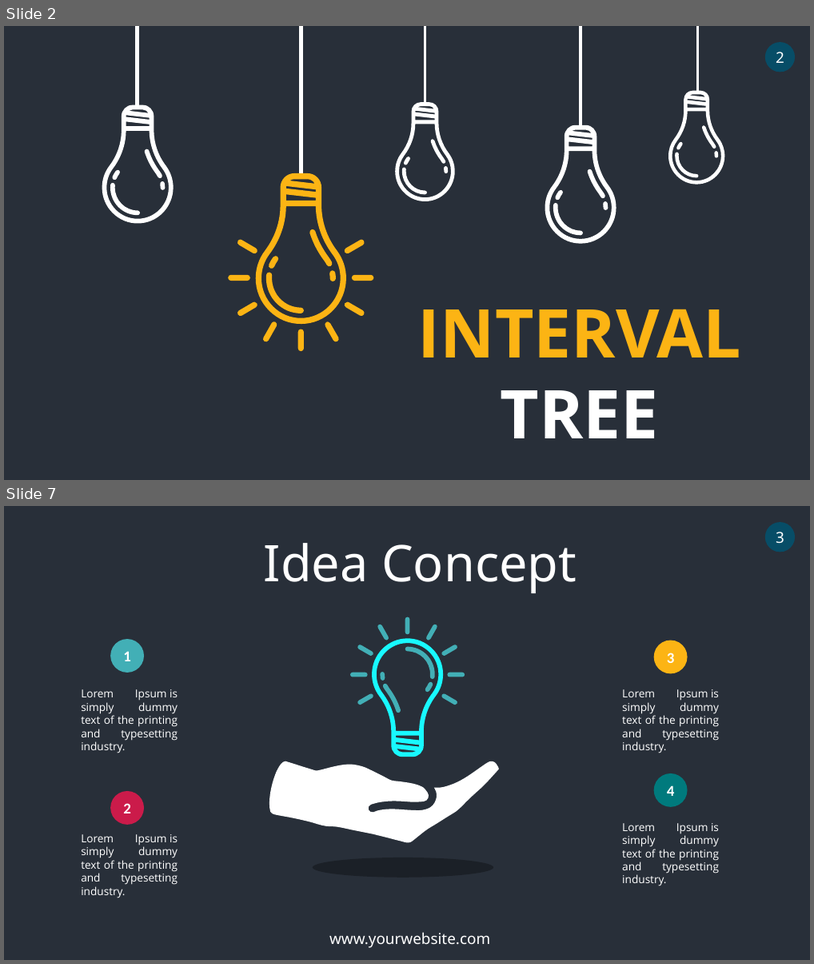
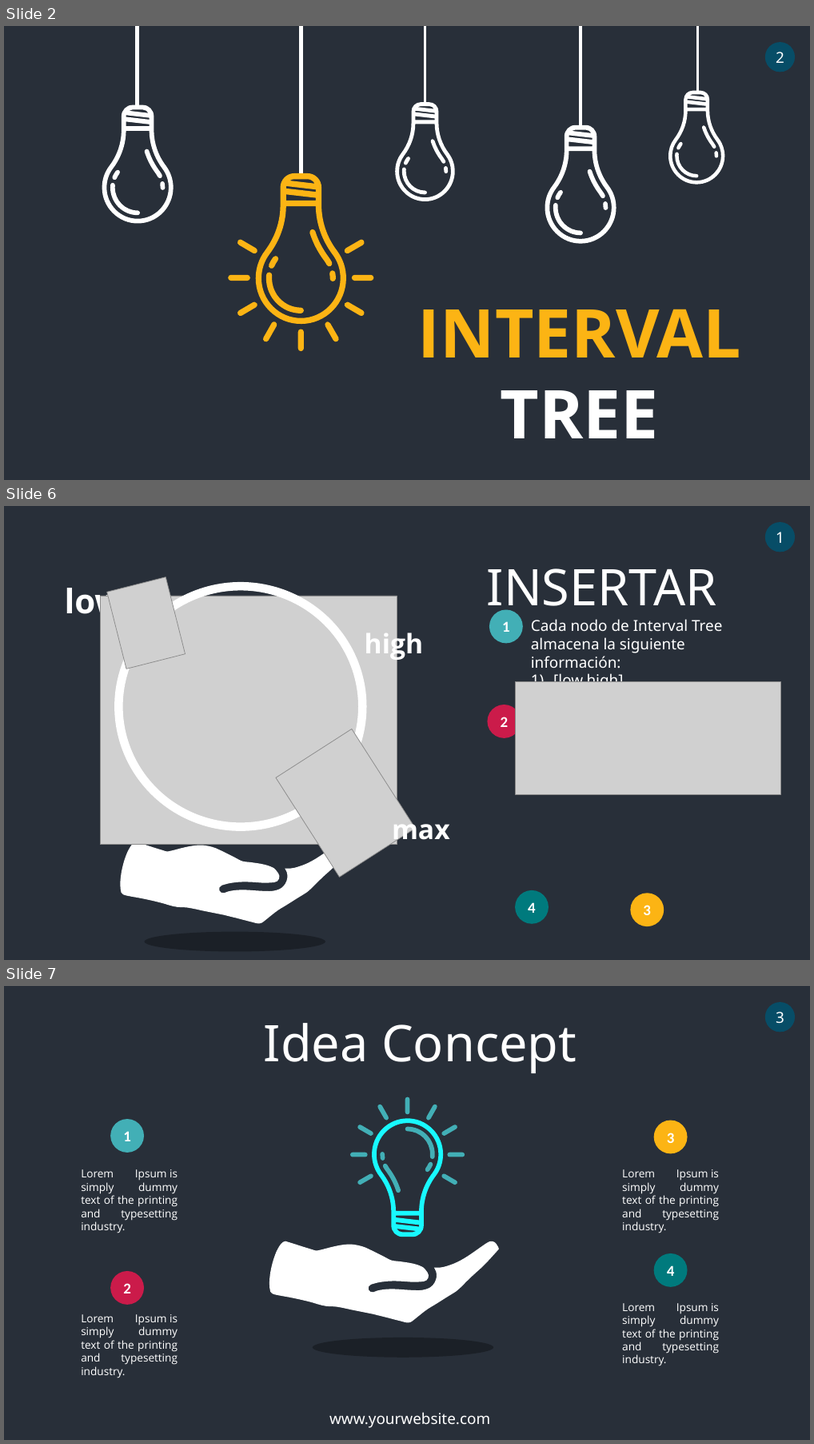
Before and after one commit to ElvisMinayaM/INTERVAL-TREE, a slide deck: INTERVAL TREE.pptx. Shown one above the other, each under a label of ours: slides 2 and 7 before the commit, slides 2, 6 and 7 after it; the slides between them are not shown. The pictures are 814x964 and 814x1444 pixels, drawn with LibreOffice and Linux fonts; fonts in the diff are those of the drawing; grey boxes stand for pictures. Boxes give left, top, right and bottom in pixels: in the first picture for what was removed or moved away, otherwise in the second. Text is boxed around its words. In the diff, an @@ line names an element or a change of style, - is before the commit and + after.

Commit message:
INTERVAL TREE PRESENTATION

```diff
--- a/INTERVAL TREE.pptx
+++ b/INTERVAL TREE.pptx
@@ slide 6 added at (x1=4, y1=506, x2=810, y2=960), background #282F39 @@
@@ ellipse added at (x1=766, y1=522, x2=795, y2=552), fill #074D67, 18 pt, text #FFFFFF @@
+1
@@ picture added at (x1=107, y1=577, x2=185, y2=668) @@
@@ text added at (x1=487, y1=568, x2=718, y2=620), 60 pt, text #FFFFFF @@
+INSERTAR
@@ text added at (x1=65, y1=588, x2=124, y2=623), 40 pt, text #FFFFFF, bold @@
+low
@@ picture added at (x1=100, y1=596, x2=398, y2=844) @@
@@ ellipse added at (x1=119, y1=587, x2=362, y2=827), outline #FFFFFF 10 pt @@
@@ ellipse added at (x1=490, y1=609, x2=523, y2=643), fill #42AFB6, 18 pt, text #FFFFFF, bold @@
+1
@@ text added at (x1=531, y1=619, x2=722, y2=682), 18 pt, text #FFFFFF @@
+Cada nodo de Interval Tree almacena la siguiente información:
+1) [low,high]
+2) max
@@ text added at (x1=365, y1=628, x2=423, y2=661), 32 pt, text #FFFFFF, bold @@
+high
@@ picture added at (x1=515, y1=681, x2=781, y2=794) @@
@@ ellipse added at (x1=488, y1=704, x2=522, y2=738), fill #CB1B4A, 18 pt, text #FFFFFF, bold @@
+2
@@ picture added at (x1=276, y1=728, x2=416, y2=876) @@
@@ text added at (x1=392, y1=813, x2=450, y2=844), 32 pt, text #FFFFFF, bold @@
+max
@@ freeform shape added at (x1=120, y1=841, x2=350, y2=924), fill #FFFFFF @@
@@ ellipse added at (x1=515, y1=890, x2=549, y2=924), fill #007A7D, 18 pt, text #FFFFFF, bold @@
+4
@@ ellipse added at (x1=630, y1=892, x2=664, y2=926), fill #FCB414, 18 pt, text #FFFFFF, bold @@
+3
@@ ellipse added at (x1=144, y1=932, x2=326, y2=952), fill #000000 at 30% opacity @@
```
Also in this commit, not shown: 3 slides changed, 3 other slides added, 1 slide removed.
